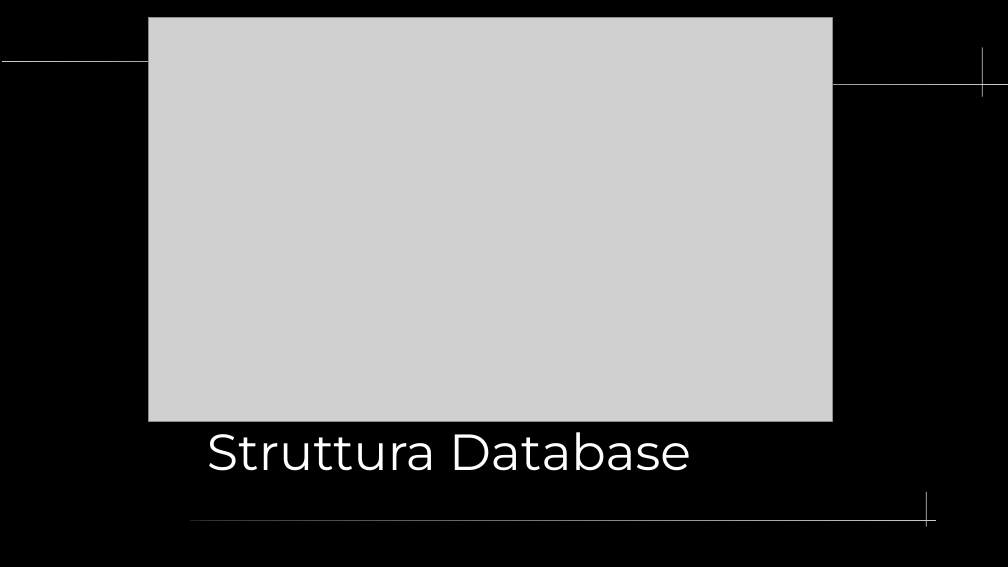
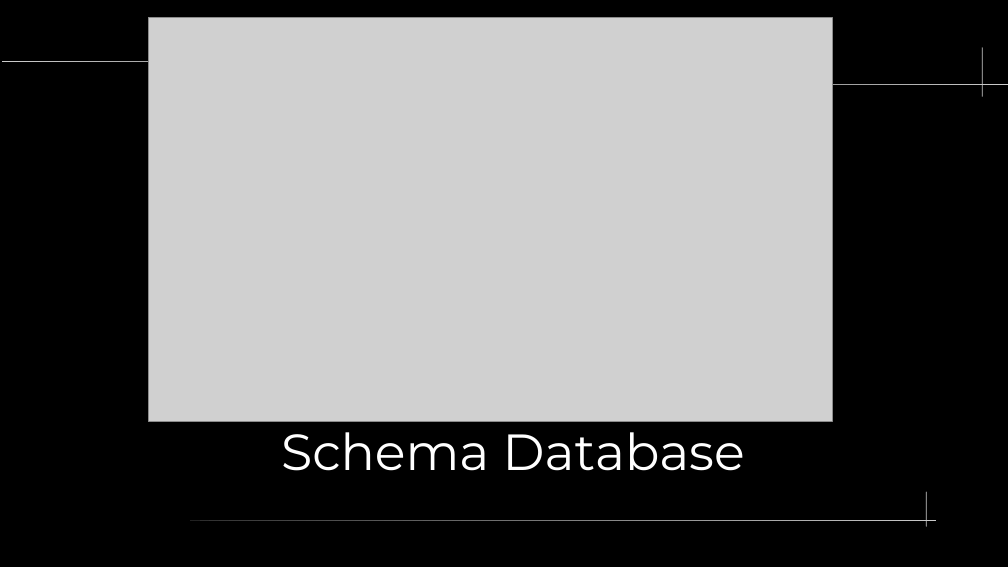
Before and after one commit to StiffWriter00/SA_Project, a slide deck: slide 3 of Presentazione.odp. Drawn at 1008x567 pixels with LibreOffice and Linux fonts; fonts in the diff are those of the drawing; grey boxes stand for pictures. Boxes give left, top, right and bottom in pixels: in the first picture for what was removed or moved away, otherwise in the second. Text is boxed around its words. In the diff, an @@ line names an element or a change of style, - is before the commit and + after.

```diff
--- a/Presentazione.odp
+++ b/Presentazione.odp
@@ text at (281,421,745,471): text changed @@
-Struttura Database
+Schema Database
```
Also in this commit, not shown: 2 other slides changed, 4 slides added, 5 other files.
